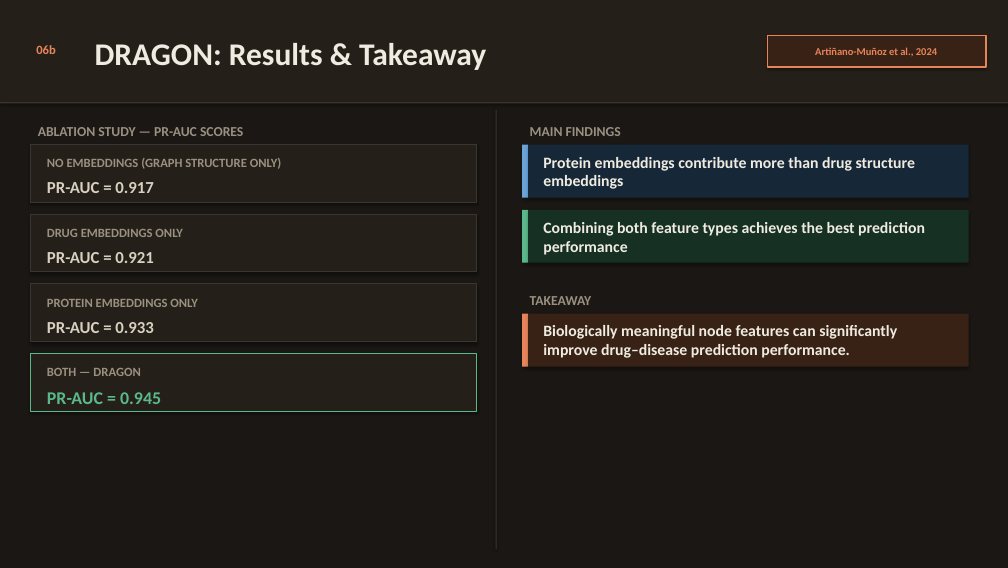
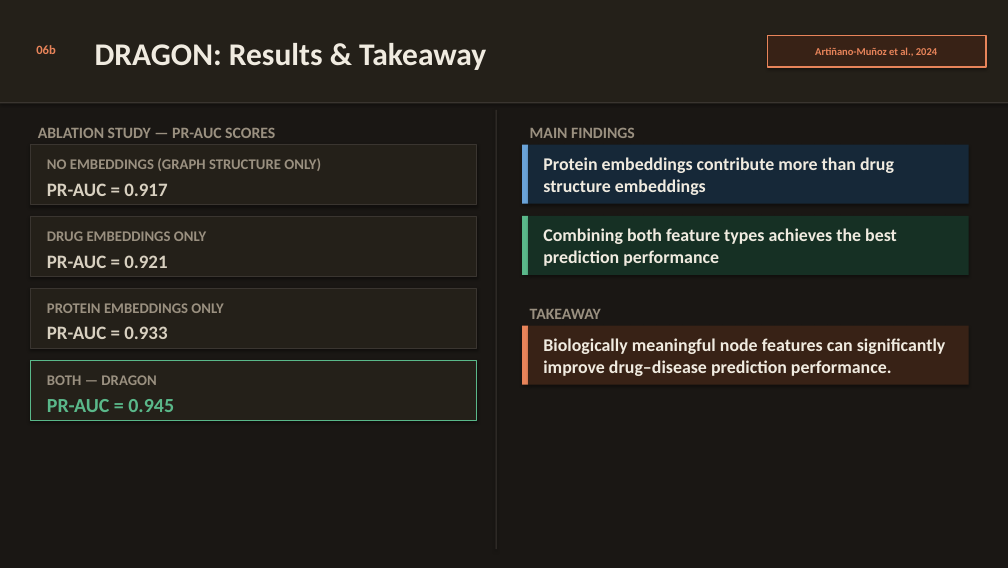
Before and after one commit to yc-02/yc-02.github.io, a slide deck: slide 11 of download/slides.pptx. Drawn at 1008x568 pixels with LibreOffice and Linux fonts; fonts in the diff are those of the drawing. Boxes give left, top, right and bottom in pixels: in the first picture for what was removed or moved away, otherwise in the second. Text is boxed around its words. In the diff, an @@ line names an element or a change of style, - is before the commit and + after.

```diff
--- a/download/slides.pptx
+++ b/download/slides.pptx
@@ rectangle: place and size @@
-rectangle at [522,145,528,198]
+rectangle at [522,145,528,204]
@@ rectangle: place and size @@
-rectangle at [528,145,969,198]
+rectangle at [528,145,969,204]
@@ rectangle: place and size @@
-rectangle at [30,214,477,272]
+rectangle at [30,216,477,276]
@@ rectangle: place and size @@
-rectangle at [522,210,528,263]
+rectangle at [522,216,528,275]
@@ rectangle: place and size @@
-rectangle at [528,210,969,263]
+rectangle at [528,216,969,275]
@@ size 16 to 18 pt in 3 elements at [47,183,167,196], [47,255,167,268], [47,326,167,339] @@
@@ rectangle: place and size @@
-rectangle at [522,313,528,366]
+rectangle at [522,325,528,384]
@@ size 13 to 15 pt in 3 elements at [38,128,275,138], [530,128,635,138], [530,309,601,319] @@
@@ text "TAKEAWAY": place and size @@
-text "TAKEAWAY" at [530,296,592,305]
+text "TAKEAWAY" at [530,309,601,319]
@@ rectangle: place and size @@
-rectangle at [528,313,969,366]
+rectangle at [528,325,969,384]
@@ size 15 to 17 pt in 3 elements at [543,157,894,195], [543,228,897,266], [543,338,946,376] @@
@@ text "Biologically meaningful node features can ...": place and size @@
-text "Biologically meaningful node features can ..." at [543,325,897,358]
+text "Biologically meaningful node features can ..." at [543,338,946,376]
@@ 2 texts, 2 rectangles: place and size @@
-2 texts, 2 rectangles at [30,284,477,411]
+2 texts, 2 rectangles at [30,288,477,420]
@@ size 12 to 14 pt in 4 elements at [47,158,321,171], [47,231,206,241], [47,303,223,313], [47,375,156,385] @@
@@ text "PR-AUC = 0.945" at [47,399,174,412]: size 17 to 19 pt @@
```
Also in this commit, not shown: 20 other slides changed, 2 slides added, 1 other file.
